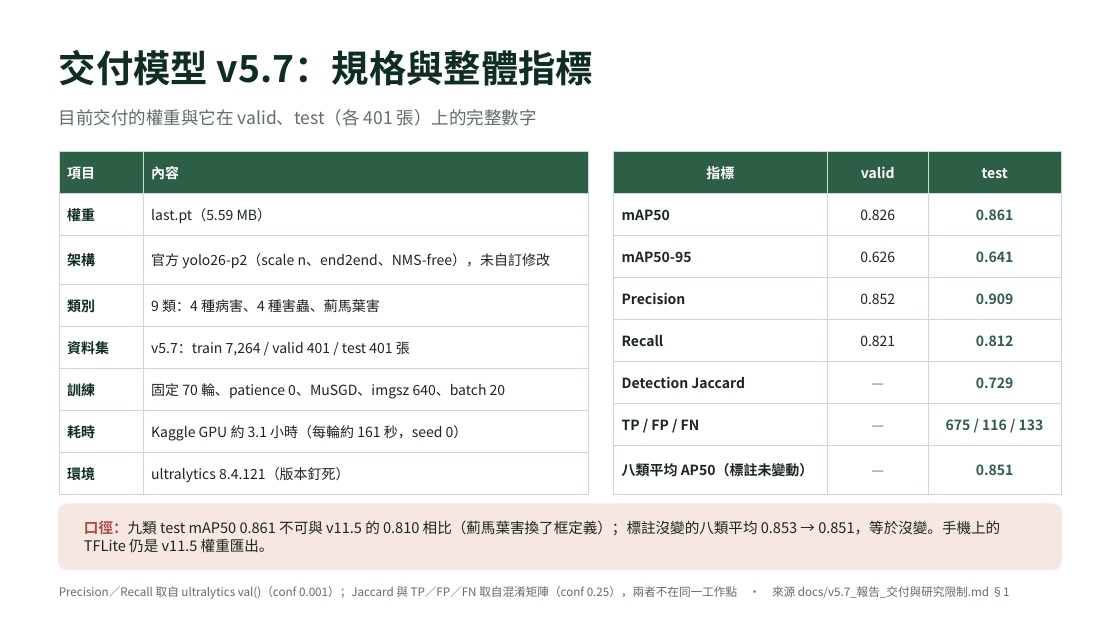
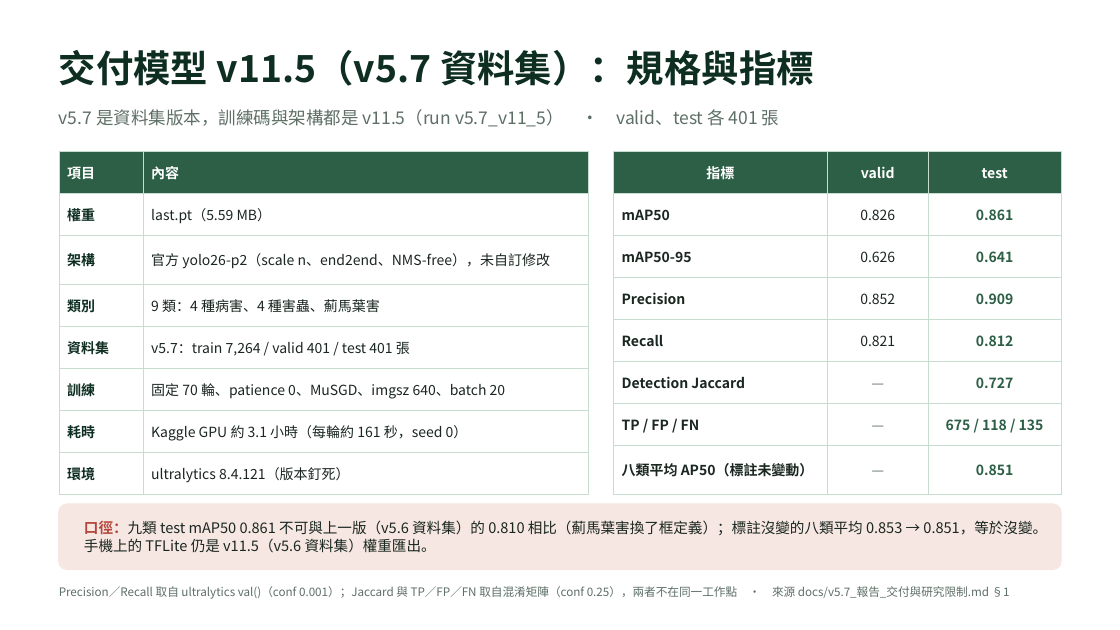
Before and after one commit to OneLeaf-dx/detection, a slide deck: slide 12 of docs/v12.3_簡報_口頭報告.pptx. Drawn at 1120x630 pixels with LibreOffice and Linux fonts; fonts in the diff are those of the drawing. Boxes give left, top, right and bottom in pixels: in the first picture for what was removed or moved away, otherwise in the second. Text is boxed around its words. In the diff, an @@ line names an element or a change of style, - is before the commit and + after.

```diff
--- a/docs/v12.3_簡報_口頭報告.pptx
+++ b/docs/v12.3_簡報_口頭報告.pptx
@@ text at bbox=[59, 50, 813, 86]: text changed @@
-交付模型 v5.7：規格與整體指標
+交付模型 v11.5（v5.7 資料集）：規格與指標
@@ text at bbox=[59, 109, 779, 127]: text changed @@
-目前交付的權重與它在 valid、test（各 401 張）上的完整數字
+v5.7 是資料集版本，訓練碼與架構都是 v11.5（run v5.7_v11_5） · valid、test 各 401 張
@@ table at bbox=[613, 151, 1061, 481] @@
-row 6, column 3: 0.729
+row 6, column 3: 0.727
-row 7, column 3: 675 / 116 / 133
+row 7, column 3: 675 / 118 / 135
@@ text at bbox=[84, 520, 1047, 553]: text changed @@
-口徑：九類 test mAP50 0.861 不可與 v11.5 的 0.810 相比（薊馬葉害換了框定義）；標註沒變的八類平均 0.853 → 0.851，等於沒變。手機上的 TFLite 仍是 v11.5 權重匯出。
+口徑：九類 test mAP50 0.861 不可與上一版（v5.6 資料集）的 0.810 相比（薊馬葉害換了框定義）；標註沒變的八類平均 0.853 → 0.851，等於沒變。手機上的 TFLite 仍是 v11.5（v5.6 資料集）權重匯出。
```
Also in this commit, not shown: 11 other slides changed, 19 other files.
